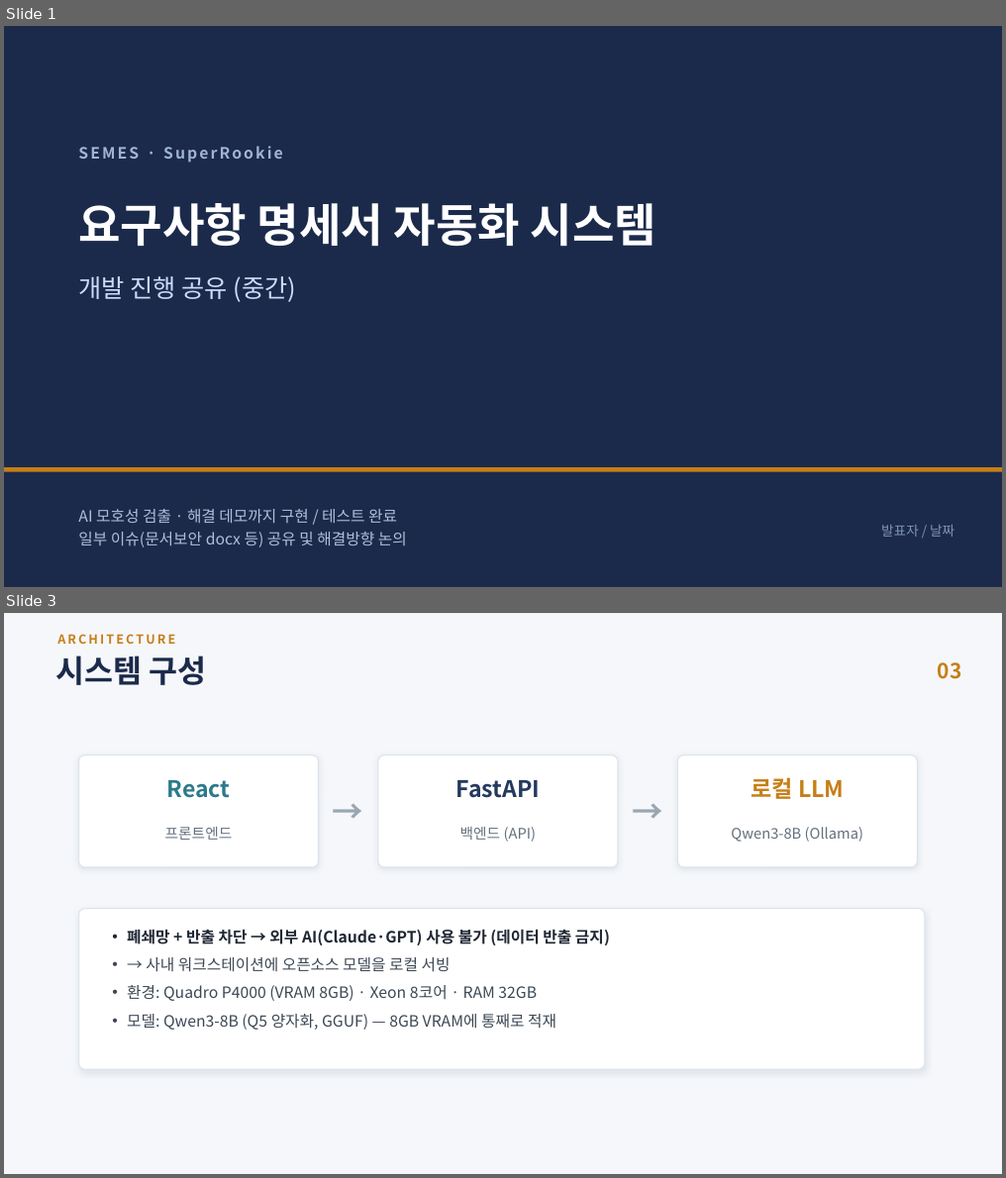
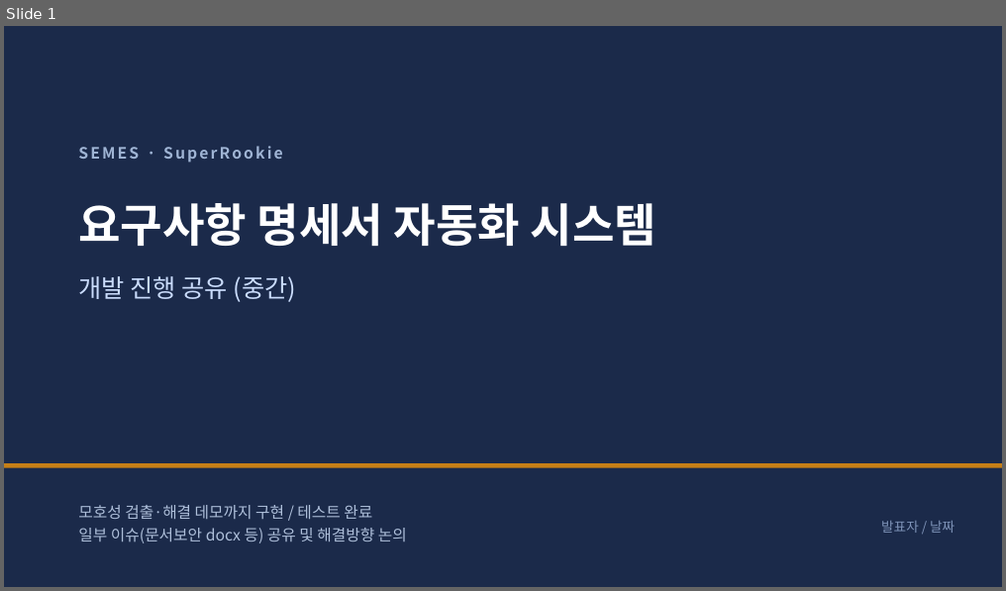
Before and after one commit to jihunhan98/semes-superrookie, a slide deck: docs/진행공유_요구사항자동화.pptx. Shown one above the other, each under a label of ours: slides 1 and 3 before the commit, slide 1 after it; the slides between them are not shown. The pictures are 1006x1178 and 1006x591 pixels, drawn with LibreOffice and Linux fonts; fonts in the diff are those of the drawing. Boxes give left, top, right and bottom in pixels: in the first picture for what was removed or moved away, otherwise in the second. Text is boxed around its words. In the diff, an @@ line names an element or a change of style, - is before the commit and + after.

```diff
--- a/docs/진행공유_요구사항자동화.pptx
+++ b/docs/진행공유_요구사항자동화.pptx
@@ slide 3 removed at box(4, 613, 1002, 1174), background #F5F7FA @@
@@ text removed at box(57, 634, 175, 644) @@
-ARCHITECTURE
@@ text removed at box(56, 656, 207, 685) @@
-시스템 구성
@@ text removed at box(938, 663, 962, 679) @@
-03
@@ rounded rectangle removed at box(79, 756, 319, 867) @@
@@ text removed at box(319, 756, 378, 867) @@
-→
@@ rounded rectangle removed at box(378, 756, 618, 867) @@
@@ text removed at box(618, 756, 678, 867) @@
-→
@@ rounded rectangle removed at box(678, 756, 918, 867) @@
@@ text removed at box(167, 780, 231, 798) @@
-React
@@ text removed at box(456, 780, 540, 798) @@
-FastAPI
@@ text removed at box(750, 777, 844, 799) @@
-로컬 LLM
@@ text removed at box(165, 827, 233, 840) @@
-프론트엔드
@@ text removed at box(460, 827, 537, 842) @@
-백엔드 (API)
@@ text removed at box(731, 827, 863, 842) @@
-Qwen3-8B (Ollama)
@@ rounded rectangle removed at box(79, 909, 925, 1069) @@
@@ text removed at box(127, 929, 610, 1030) @@
-• 폐쇄망 + 반출 차단 → 외부 AI(Claude·GPT) 사용 불가 (데이터 반출 금지)
-• → 사내 워크스테이션에 오픈소스 모델을 로컬 서빙
-• 환경: Quadro P4000 (VRAM 8GB) · Xeon 8코어 · RAM 32GB
-• 모델: Qwen3-8B (Q5 양자화, GGUF) — 8GB VRAM에 통째로 적재
@@ slide 1 changed as well @@
@@ rectangle: place and size @@
-rectangle at box(4, 468, 1002, 472)
+rectangle at box(4, 464, 1002, 469)
@@ text at box(78, 505, 372, 519): text changed @@
-AI 모호성 검출 · 해결 데모까지 구현 / 테스트 완료
+모호성 검출·해결 데모까지 구현 / 테스트 완료
@@ text "발표자 / 날짜": place and size @@
-text "발표자 / 날짜" at box(881, 525, 954, 537)
+text "발표자 / 날짜" at box(881, 521, 954, 533)
```
Also in this commit, not shown: 5 other slides changed, 5 slides added, 3 other slides removed, 3 other files.
